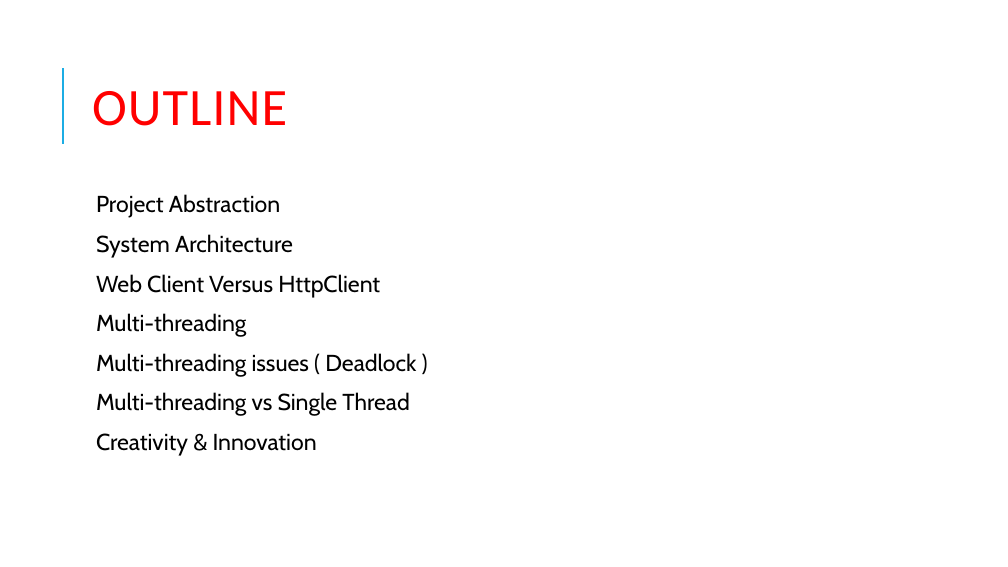
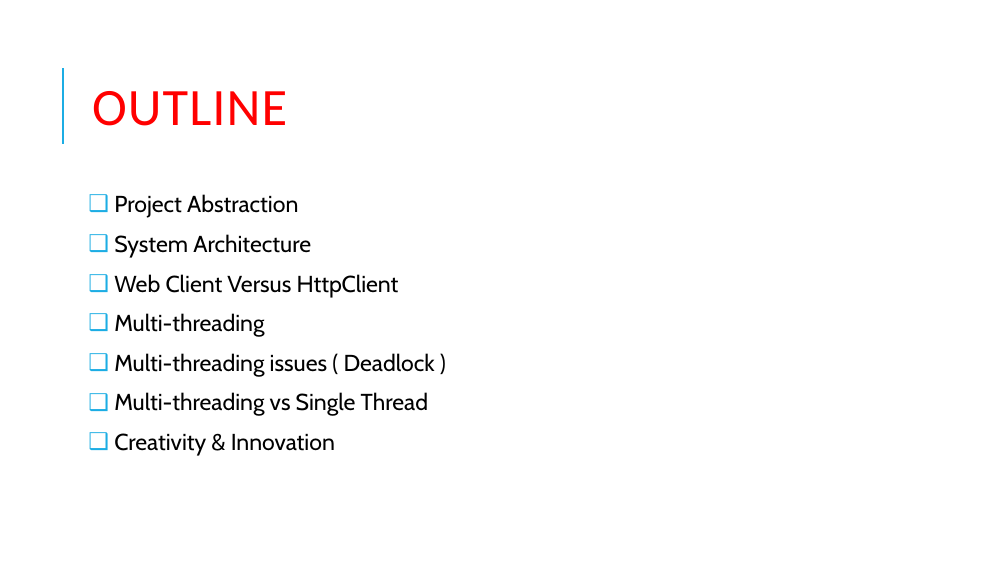
Before and after one commit to Bedo-Mostafa/FileDownloader-Parallerl-Processing, a slide deck: slide 2 of File Downloader.pptx. Drawn at 1008x567 pixels with LibreOffice and Linux fonts; fonts in the diff are those of the drawing. Boxes give left, top, right and bottom in pixels: in the first picture for what was removed or moved away, otherwise in the second. Text is boxed around its words. In the diff, an @@ line names an element or a change of style, - is before the commit and + after.

```diff
--- a/File Downloader.pptx
+++ b/File Downloader.pptx
@@ text "Project Abstraction" at (114, 194, 435, 456): bullet   to ❑ @@
```
Also in this commit, not shown: 2 other slides changed.
